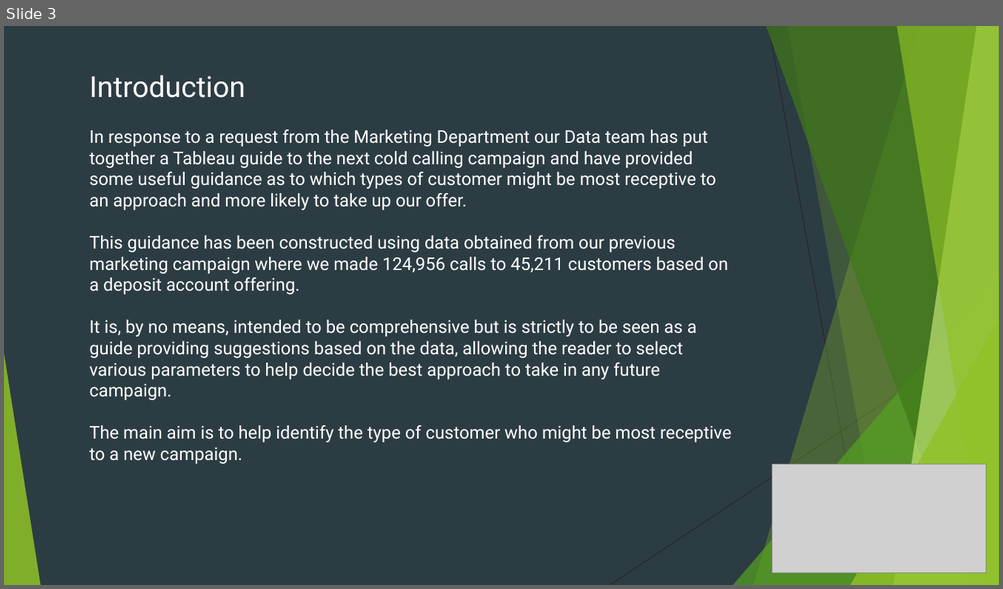
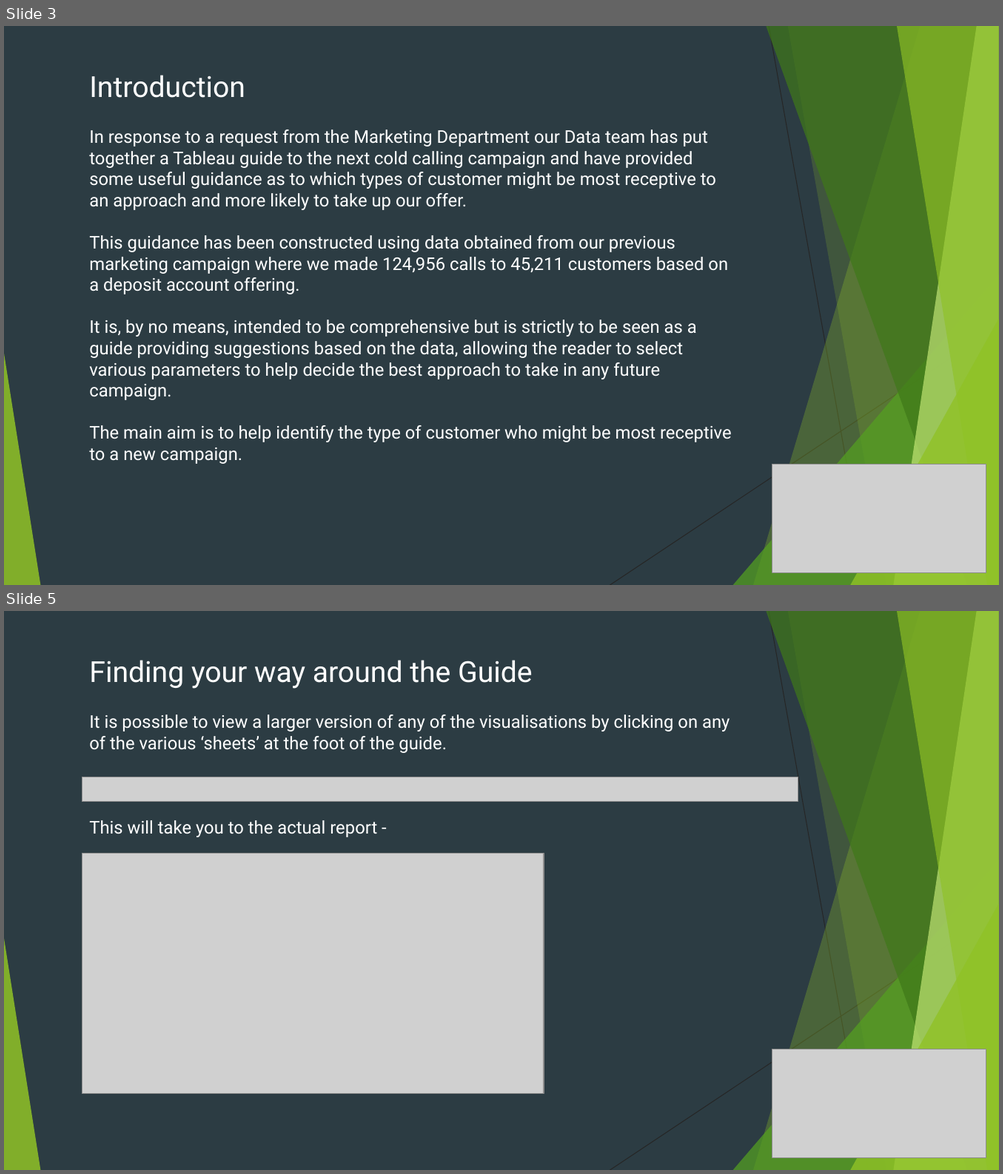
Before and after one commit to AndrewBoyne/my_qa_repo, a slide deck: Sprint 1/Marketing Campaign Guidance.pptx. Shown one above the other, each under a label of ours: slide 3 before the commit, slides 3 and 5 after it; the slides between them are not shown. The pictures are 1003x589 and 1003x1174 pixels, drawn with LibreOffice and Linux fonts; fonts in the diff are those of the drawing; grey boxes stand for pictures. Boxes give left, top, right and bottom in pixels: in the first picture for what was removed or moved away, otherwise in the second. Text is boxed around its words. In the diff, an @@ line names an element or a change of style, - is before the commit and + after.

```diff
--- a/Sprint 1/Marketing Campaign Guidance.pptx
+++ b/Sprint 1/Marketing Campaign Guidance.pptx
@@ slide 5 added at (4,611,999,1170), background #2C3C43; not listed: 10 template elements that a slide beside it also shows @@
@@ text added at (89,660,729,837), 17 pt, text #FFFFFF @@
+Finding your way around the Guide
+It is possible to view a larger version of any of the visualisations by clicking on any of the various ‘sheets’ at the foot of the guide.
+This will take you to the actual report -
@@ picture added at (82,777,798,802) @@
@@ picture added at (82,854,544,1094) @@
@@ picture added at (772,1050,987,1159) @@
```
Also in this commit, not shown: 1 slide changed, 5 other slides added, 1 slide removed, 4 other files.
